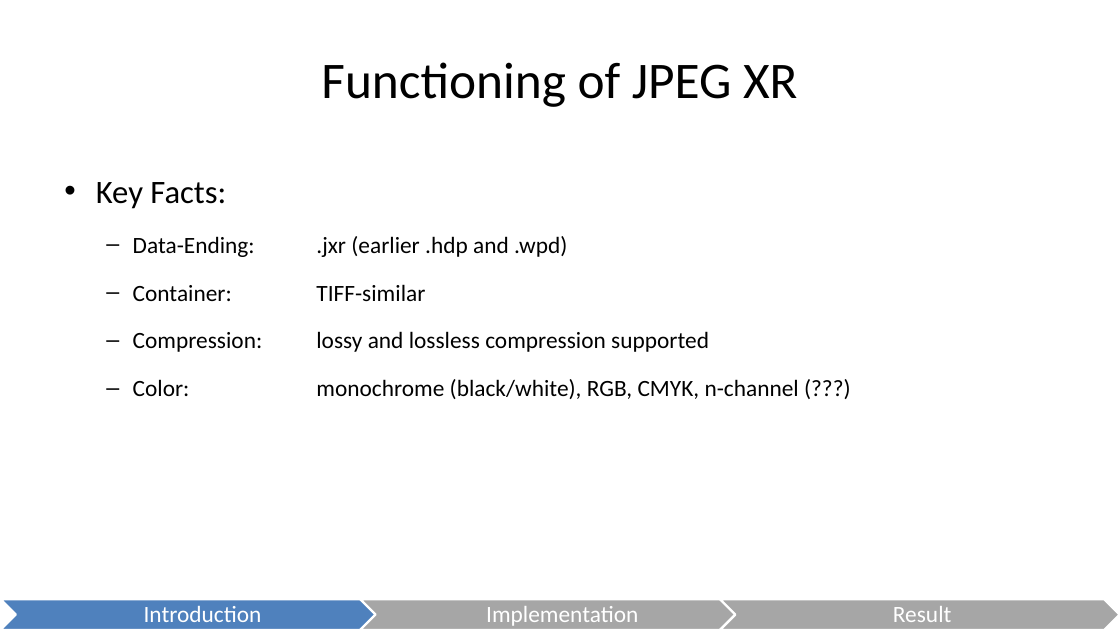
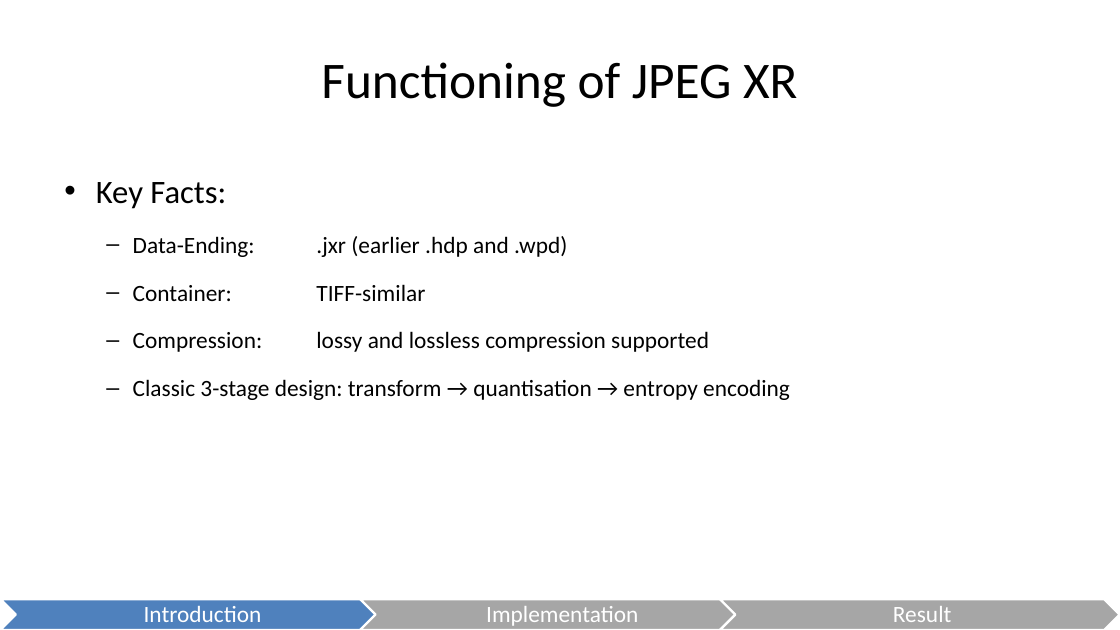
Before and after one commit to danielkocher/media_security_ps, a slide deck: slide 7 of JPEG XR.odp. Drawn at 1120x630 pixels with LibreOffice and Linux fonts; fonts in the diff are those of the drawing. Boxes give left, top, right and bottom in pixels: in the first picture for what was removed or moved away, otherwise in the second. Text is boxed around its words. In the diff, an @@ line names an element or a change of style, - is before the commit and + after.

Commit message:
Expanded JPEG XR format part.

```diff
--- a/JPEG XR.odp
+++ b/JPEG XR.odp
@@ text at bbox=[133, 379, 790, 400]: text changed @@
-  – Color: monochrome (black/white), RGB, CMYK, n-channel (???)
+  – Classic 3-stage design: transform → quantisation → entropy encoding
```
Also in this commit, not shown: 2 other slides changed, 2 slides added.
